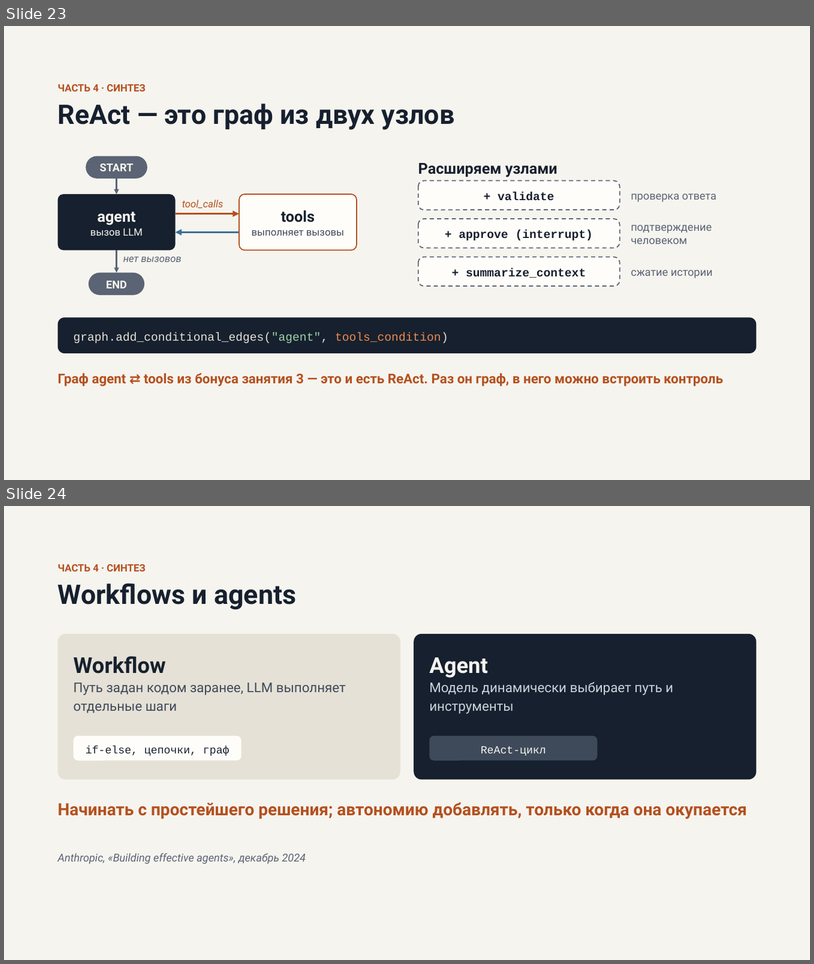
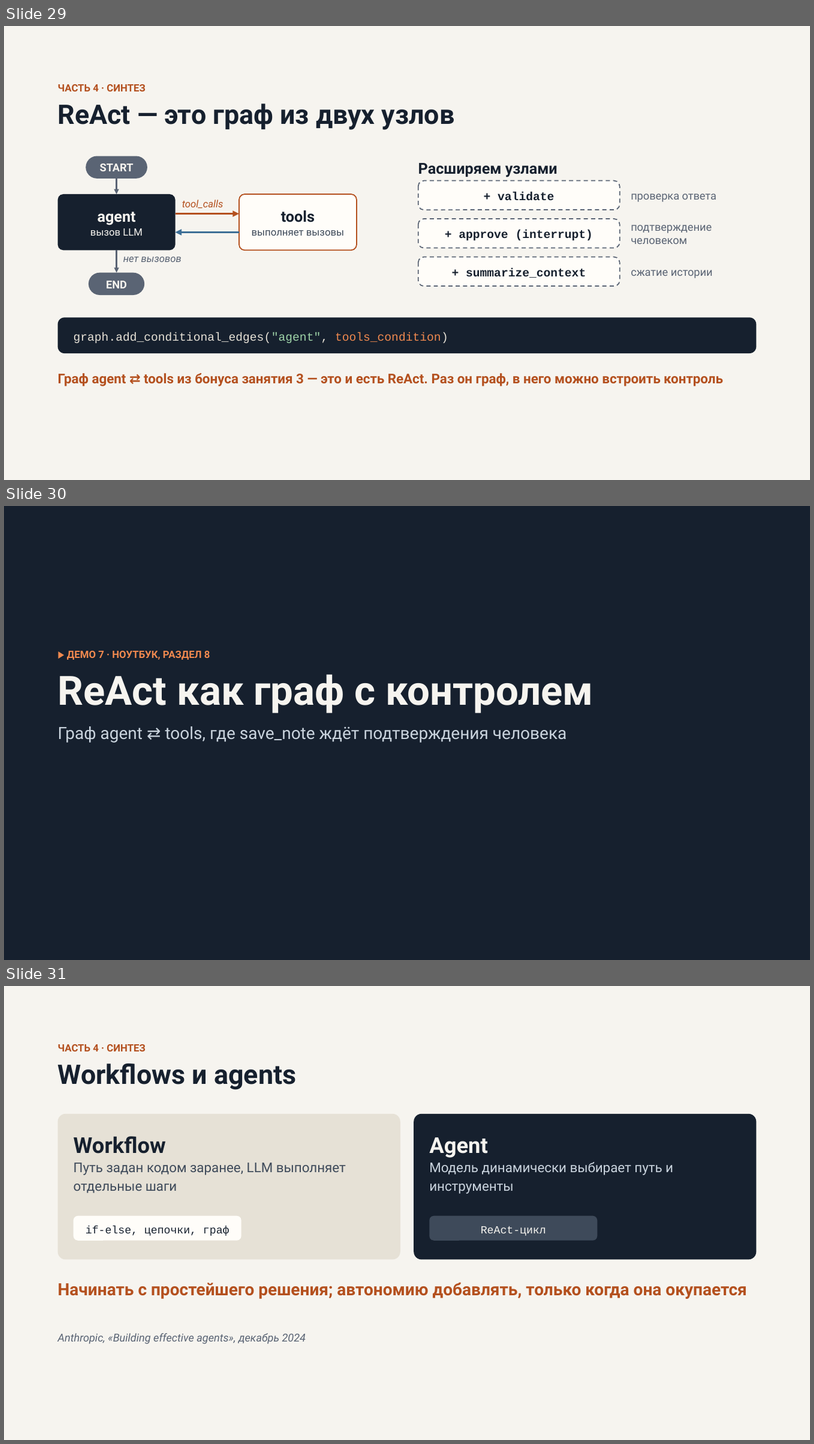
Before and after one commit to chernyatiev/llm_apps_course, a slide deck: lesson_4/Управление потоком исполнения LLM приложения.pptx. Shown one above the other, each under a label of ours: slides 23 and 24 before the commit, slides 29, 30 and 31 after it. The pictures are 814x964 and 814x1444 pixels, drawn with LibreOffice and Linux fonts; fonts in the diff are those of the drawing. Boxes give left, top, right and bottom in pixels: in the first picture for what was removed or moved away, otherwise in the second. Text is boxed around its words. In the diff, an @@ line names an element or a change of style, - is before the commit and + after.

```diff
--- a/lesson_4/Управление потоком исполнения LLM приложения.pptx
+++ b/lesson_4/Управление потоком исполнения LLM приложения.pptx
@@ slide 30 added at (4, 506, 810, 960), background #16202E @@
@@ text added at (67, 651, 210, 660), 12 pt, text #F0894F, bold @@
+▶ ДЕМО 7 · НОУТБУК, РАЗДЕЛ 8
@@ text added at (58, 674, 594, 713), 48 pt, text #F6F4EF, bold @@
+ReAct как граф с контролем
@@ text added at (58, 726, 567, 742), 20 pt, text #C9D3DD @@
+Граф agent ⇄ tools, где save_note ждёт подтверждения человека
@@ what was slide 23 is now slide 29 @@
@@ what was slide 24 is now slide 31 @@
```
Also in this commit, not shown: 6 other slides added, 3 other files.
